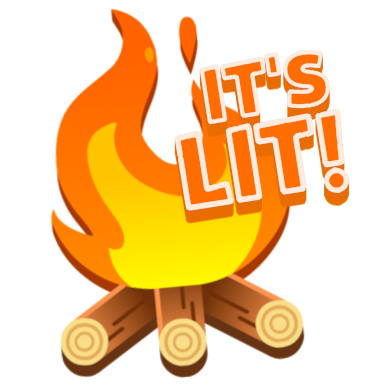
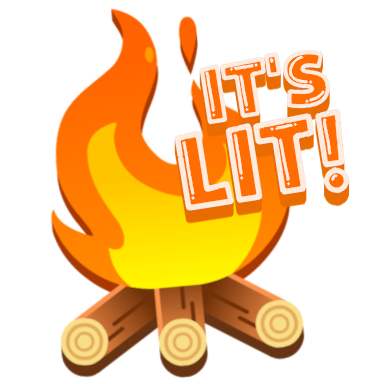
Two versions of the same layered image (384 × 384). Layer-by-layer changes:
painted on "Fire.png" over [182,55,338,200]
